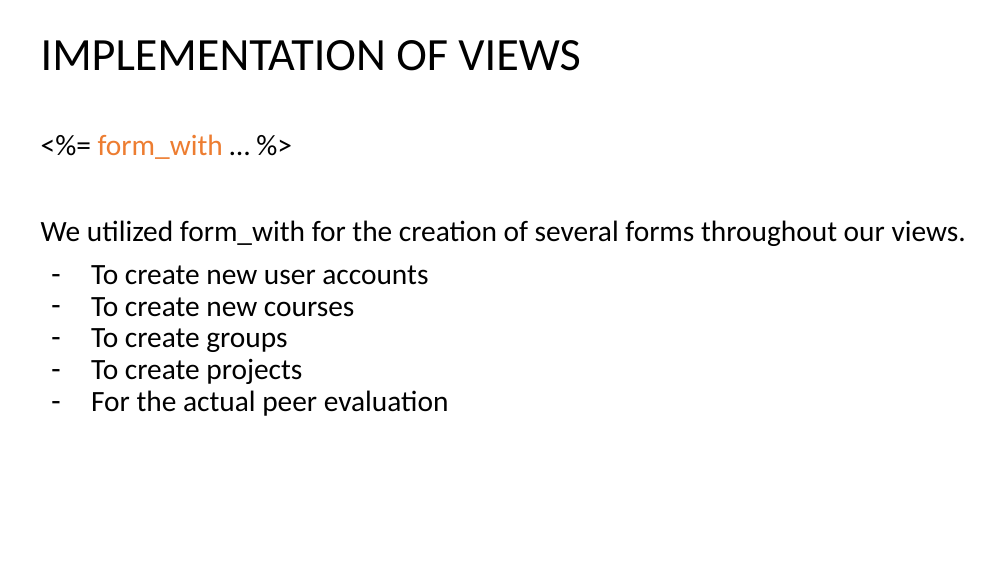
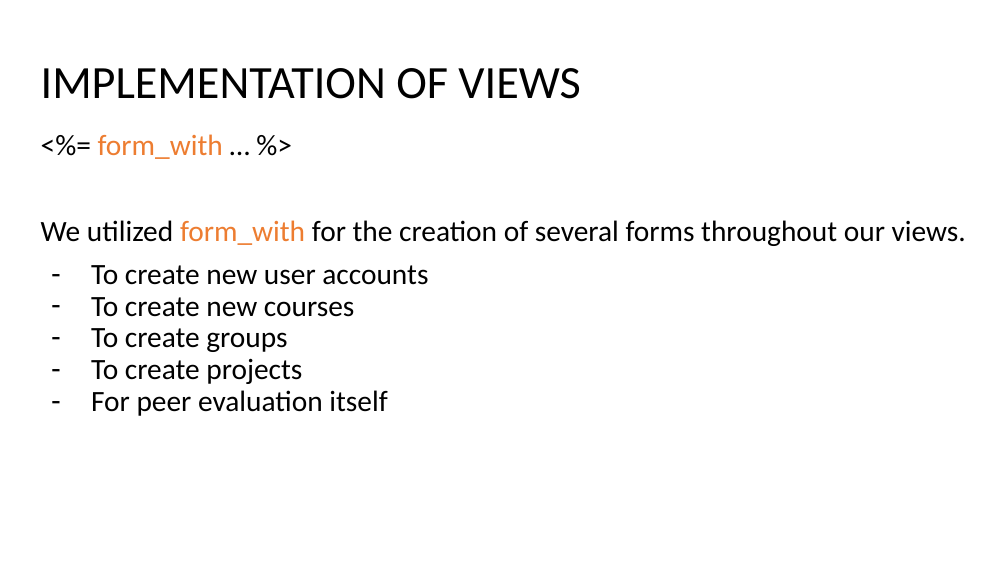
Before and after one commit to michaels107/Collaborate, a slide deck: slide 17 of Final Project Presentation.pptx. Drawn at 1008x567 pixels with LibreOffice and Linux fonts; fonts in the diff are those of the drawing. Boxes give left, top, right and bottom in pixels: in the first picture for what was removed or moved away, otherwise in the second. Text is boxed around its words. In the diff, an @@ line names an element or a change of style, - is before the commit and + after.

```diff
--- a/Final Project Presentation.pptx
+++ b/Final Project Presentation.pptx
@@ title "IMPLEMENTATION OF VIEWS": place and size @@
-title "IMPLEMENTATION OF VIEWS" at (41, 40, 580, 71)
+title "IMPLEMENTATION OF VIEWS" at (41, 68, 580, 99)
@@ text at (41, 220, 966, 246): text colour #000000 to #ED7D31 in "form_with" @@
@@ text at (91, 390, 387, 416): text changed @@
-– For the actual peer evaluation
+– For peer evaluation itself
```
Also in this commit, not shown: 3 other slides changed, 2 slides added, 1 slide removed, 8 other files.
